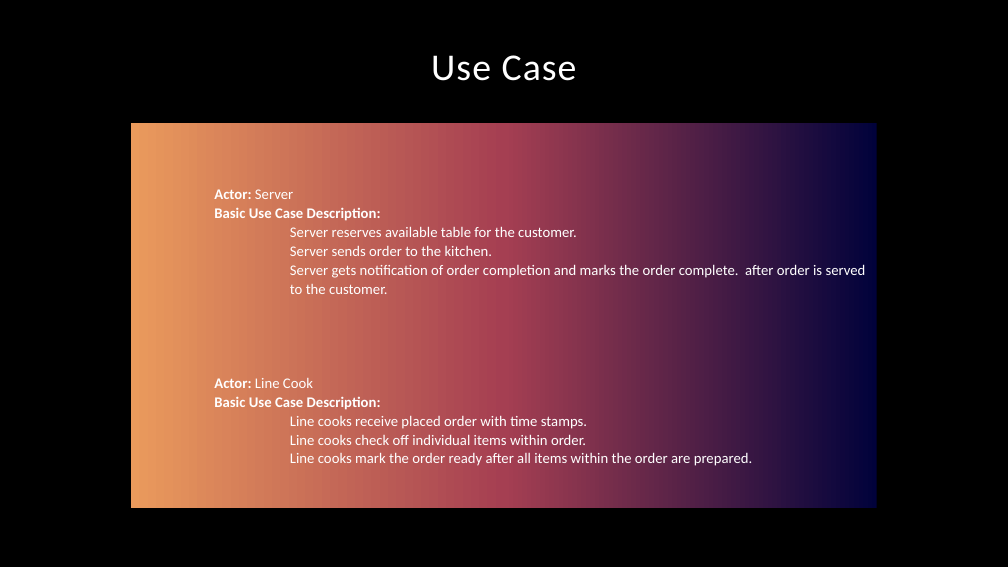
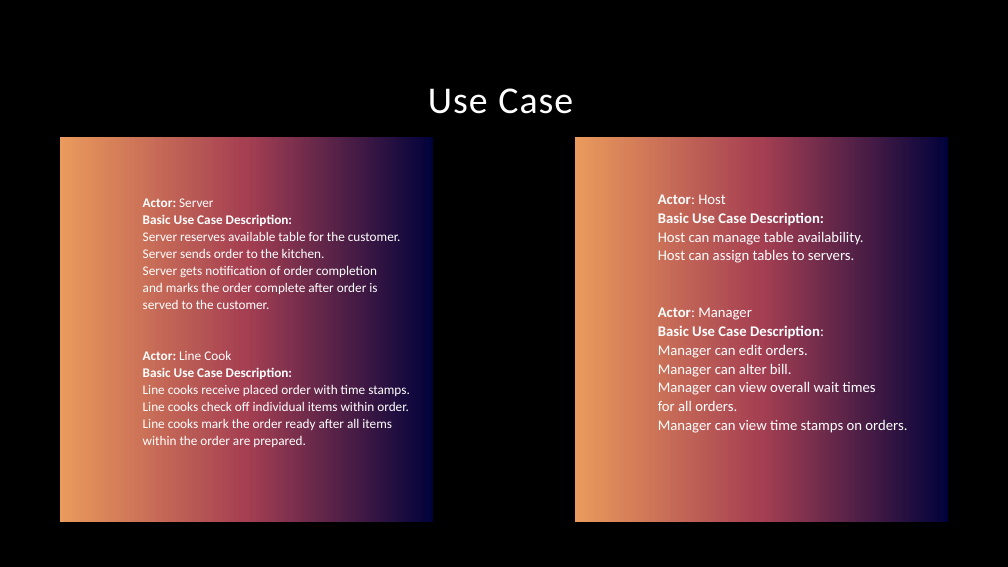
Before and after one commit to KL-3/CentRes, a slide deck: slide 9 of CentRes.pptx. Drawn at 1008x567 pixels with LibreOffice and Linux fonts; fonts in the diff are those of the drawing; background and template pictures are left out. Boxes give left, top, right and bottom in pixels: in the first picture for what was removed or moved away, otherwise in the second. Text is boxed around its words. In the diff, an @@ line names an element or a change of style, - is before the commit and + after.

```diff
--- a/CentRes.pptx
+++ b/CentRes.pptx
@@ text "Use Case": place and size @@
-text "Use Case" at bbox=[431, 55, 577, 81]
+text "Use Case" at bbox=[428, 88, 573, 114]
@@ title "Actor: Server Basic Use Case ...": place and size @@
-title "Actor: Server Basic Use Case ..." at bbox=[132, 123, 877, 508]
+title "Actor: Server Basic Use Case ..." at bbox=[60, 138, 434, 523]
@@ rectangle added at bbox=[575, 138, 949, 523], fill gradient #01023B to #A53F52 to #EA9A5C, 14 pt, text #FFFFFF @@
+    Actor: Host
+    Basic Use Case Description:
+    Host can manage table availability.
+    Host can assign tables to servers.
+    Actor: Manager
+    Basic Use Case Description:
+    Manager can edit orders.
+    Manager can alter bill.
+    Manager can view overall wait times
+    for all orders.
+    Manager can view time stamps on orders.
@@ title at bbox=[143, 198, 410, 447]: text changed; size 14 to 12.6 pt @@
-    Actor: Server
-    Basic Use Case Description:
-    Server reserves available table for the customer.
-    Server sends order to the kitchen.
-    Server gets notification of order completion and marks the order complete. after order is served to the customer.
-    Actor: Line Cook
-    Basic Use Case Description:
-    Line cooks receive placed order with time stamps.
-    Line cooks check off individual items within order.
-    Line cooks mark the order ready after all items within the order are prepared.
+    Actor: Server
+    Basic Use Case Description:
+    Server reserves available table for the customer.
+    Server sends order to the kitchen.
+    Server gets notification of order completion
+    and marks the order complete after order is
+    served to the customer.
+    Actor: Line Cook
+    Basic Use Case Description:
+    Line cooks receive placed order with time stamps.
+    Line cooks check off individual items within order.
+    Line cooks mark the order ready after all items within the order are prepared.
```
Also in this commit, not shown: 1 slide removed.
